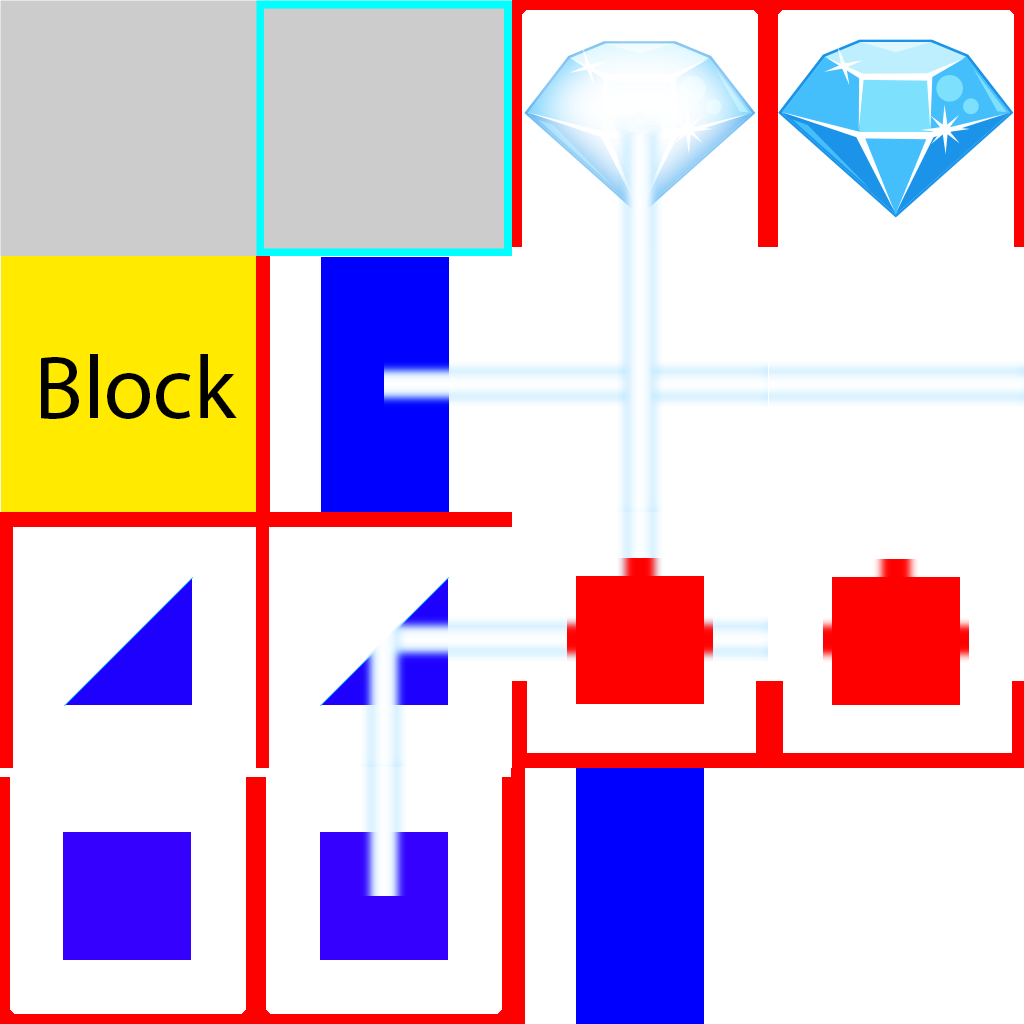
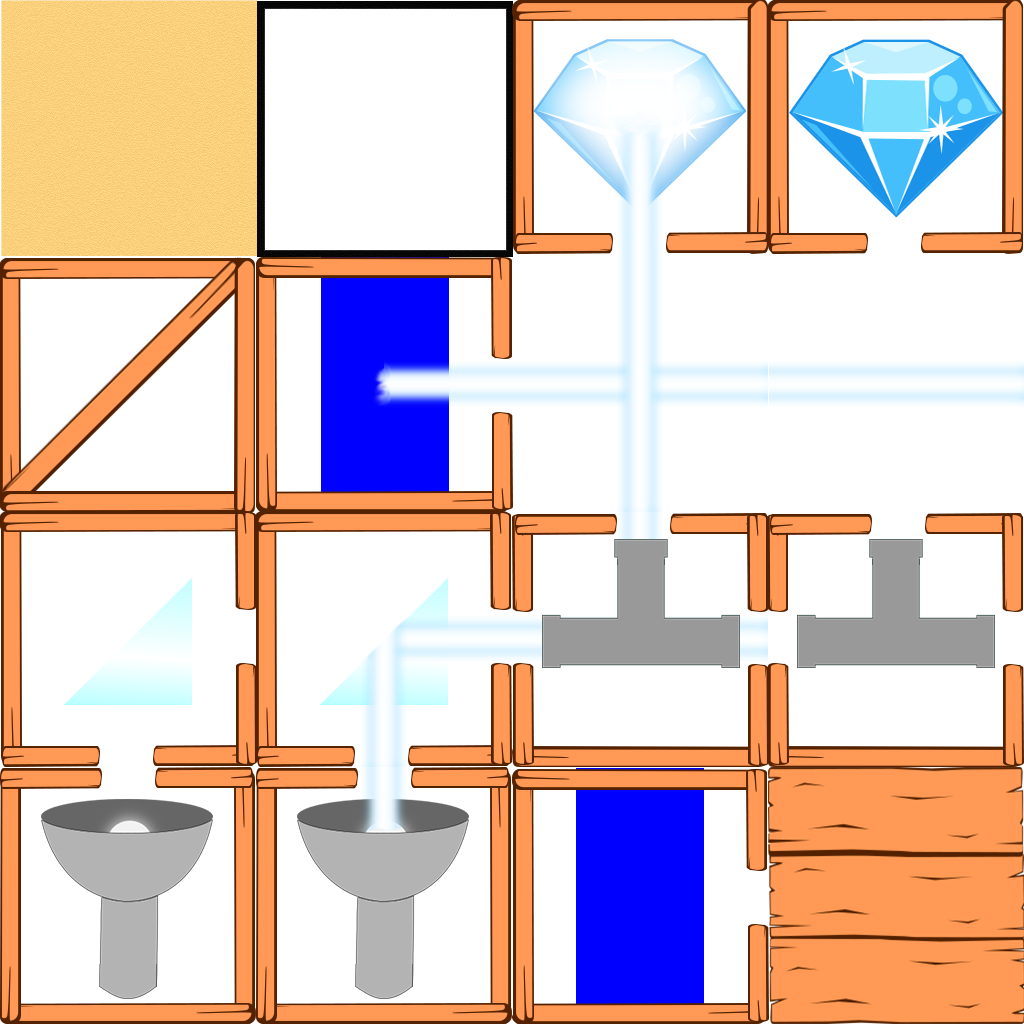
Comparing the layer stacks of the two (1024, 1024) images. Changes:
added group "border copy 3" with 5 layers in group "crystal" over 767, 0, 1023, 254
added group "border" (in "crystal") with 5 layers in group "crystal" over 512, 0, 768, 254
removed layer "cryst border copy" from group "crystal" over 768, 0, 1024, 247
removed layer "cryst border" from group "crystal" over 512, 0, 768, 247
painted on "crystal lit" over 513, 4, 769, 254
painted on "crystal" (2nd of 2, in "crystal") over 778, 32, 1024, 218
removed layer "prism border copy" from group "prism" over 256, 512, 512, 768
removed layer "prism border" from group "prism" over 0, 512, 256, 768
added group "border copy 2" with 6 layers in group "prism" over 0, 511, 257, 767
added group "border copy" with 6 layers in group "prism" over 254, 511, 512, 767
renamed "source border copy" to "Layer 2 copy", moved it above "Layer 2", painted on it over 0, 777, 256, 1024
renamed "source border" to "Layer 2", moved it above "source", painted on it over 256, 777, 512, 1024
added group "border copy 7" with 5 layers in group "source" over 256, 767, 512, 1024
added group "border copy 6" with 5 layers in group "source" over 0, 767, 256, 1024
added group "border copy 9" with 7 layers in group "splitter" over 767, 513, 1024, 767
added group "border copy 8" with 7 layers in group "splitter" over 512, 513, 769, 767
added group "border copy 11" with 5 layers in group "portal" over 256, 257, 513, 513
added group "border copy 10" with 5 layers in group "portal" over 512, 769, 769, 1024
removed layer "Block" over 1, 256, 257, 512
added group "block" with 5 layers above "boxbottom" over 0, 256, 255, 514
added layer "border t copy 2" in group "block" over 1, 256, 253, 512
added layer "boxbottom" above "sandTile" over 768, 767, 1024, 1024
added layer "sandTile" above "sandTile2" over 1, 0, 257, 256
renamed "tiles" to "sandTile2", painted on it over 0, 0, 513, 768
…and 76 more changes (64 added, 1 mask, 2 painted, 4 removed, 6 visibility)
